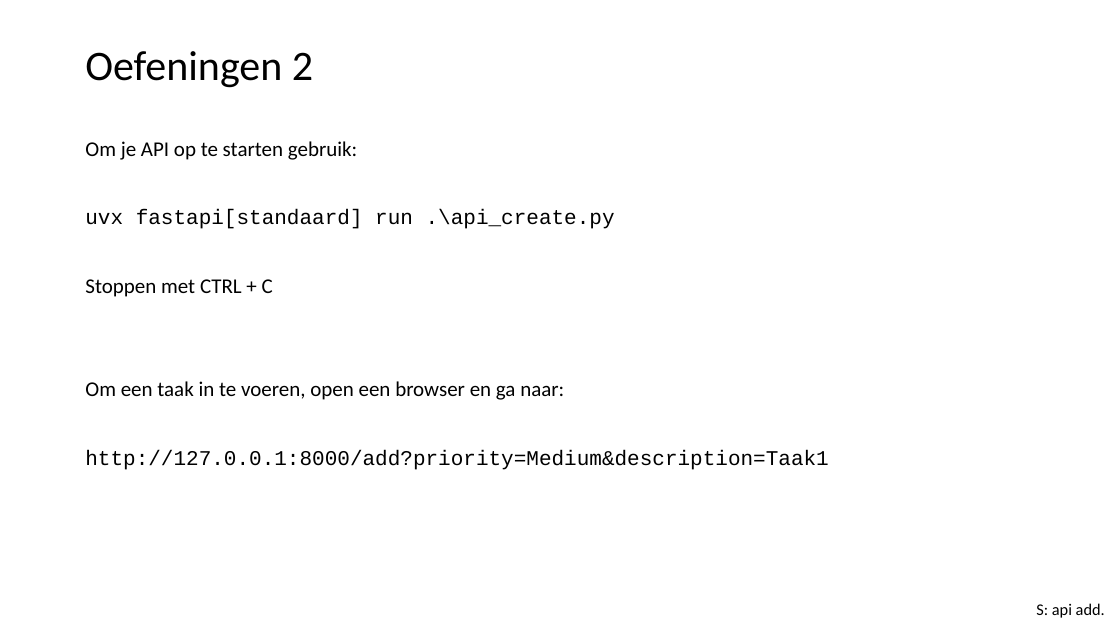
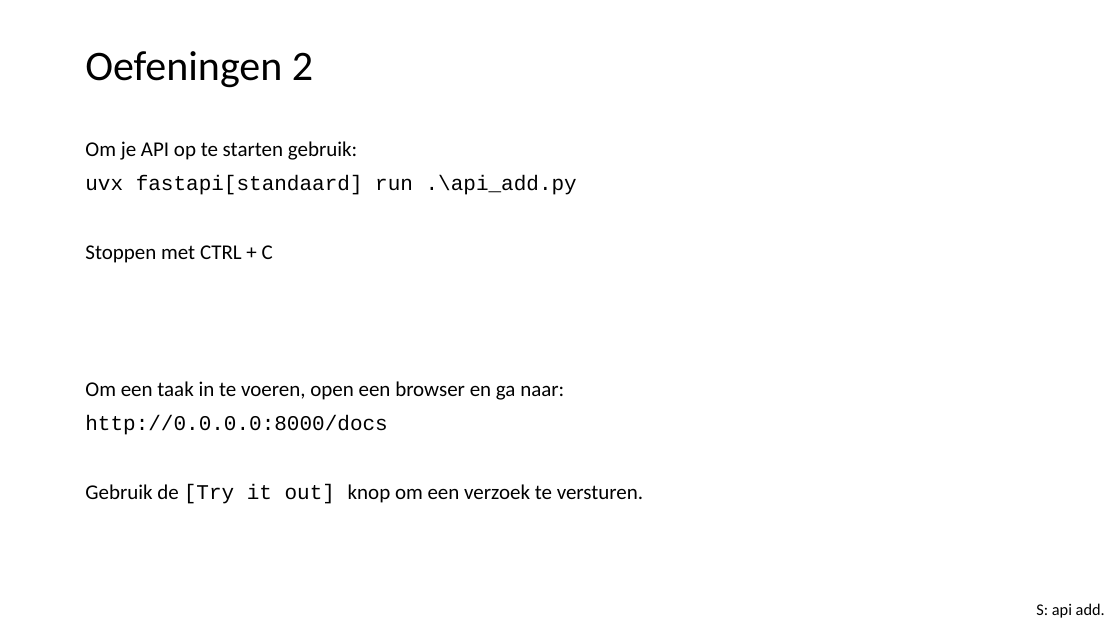
Before and after one commit to LFKoning/knowledge-sharing, a slide deck: slide 26 of python_course_4p/4_api_app/4_api_app.pptx. Drawn at 1120x630 pixels with LibreOffice and Linux fonts; fonts in the diff are those of the drawing. Boxes give left, top, right and bottom in pixels: in the first picture for what was removed or moved away, otherwise in the second. Text is boxed around its words. In the diff, an @@ line names an element or a change of style, - is before the commit and + after.

```diff
--- a/python_course_4p/4_api_app/4_api_app.pptx
+++ b/python_course_4p/4_api_app/4_api_app.pptx
@@ text at <box>85,175,577,195</box>: text changed @@
-uvx fastapi[standaard] run .\api_create.py
+uvx fastapi[standaard] run .\api_add.py
@@ text at <box>85,415,643,504</box>: text changed; font Courier New to Calibri @@
-http://127.0.0.1:8000/add?priority=Medium&description=Taak1
+http://0.0.0.0:8000/docs
+Gebruik de [Try it out] knop om een verzoek te versturen.
```
Also in this commit, not shown: 15 other slides changed, 15 other files.
